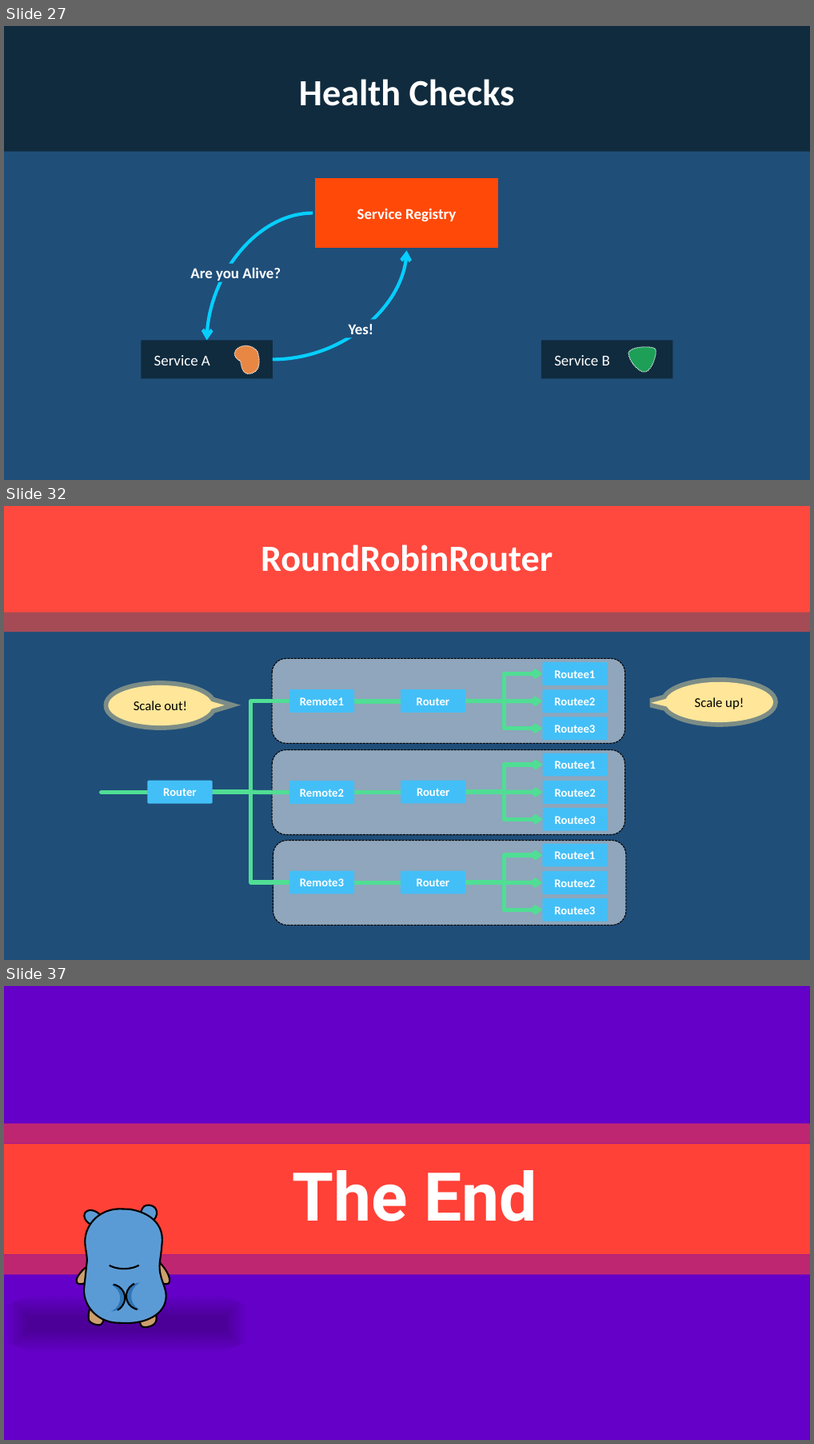
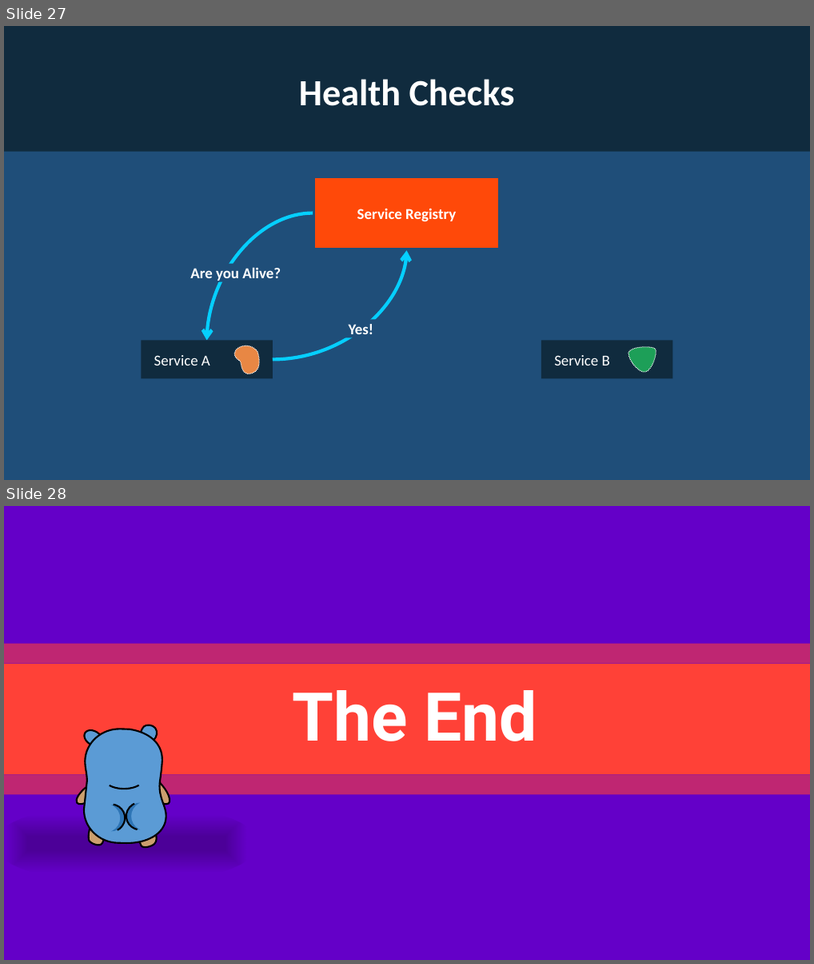
Before and after one commit to rogeralsing/Presentations, a slide deck: ProtoActor/QConSP/protoactor.pptx. Shown one above the other, each under a label of ours: slides 27, 32 and 37 before the commit, slides 27 and 28 after it; the slides between them are not shown. The pictures are 814x1444 and 814x964 pixels, drawn with LibreOffice and Linux fonts; fonts in the diff are those of the drawing. Boxes give left, top, right and bottom in pixels: in the first picture for what was removed or moved away, otherwise in the second. Text is boxed around its words. In the diff, an @@ line names an element or a change of style, - is before the commit and + after.

```diff
--- a/ProtoActor/QConSP/protoactor.pptx
+++ b/ProtoActor/QConSP/protoactor.pptx
@@ slide 32 removed at (4,506,810,960), background #1F4E79 @@
@@ rounded rectangle removed at (4,506,810,612) @@
@@ title removed at (261,544,553,572) @@
-RoundRobinRouter
@@ rectangle removed at (4,612,810,632) @@
@@ speech bubble removed at (666,682,774,722) @@
-Scale up!
@@ group removed at (102,659,626,924): 19 rounded rectangles, 6 elbow arrows, 5 lines, 3 arrows, 2 elbow lines, 1 speech bubble @@
-Routee1
-Routee2
-Routee3
-Routee1
-Routee2
-Routee3
-Routee1
-Routee2
-Routee3
-Scale out!
-Remote1
-Remote2
-Remote3
-Router
-Router
-Router
-Router
@@ what was slide 37 is now slide 28 @@
```
Also in this commit, not shown: 2 slides changed, 1 slide added, 9 other slides removed, 2 other files.
